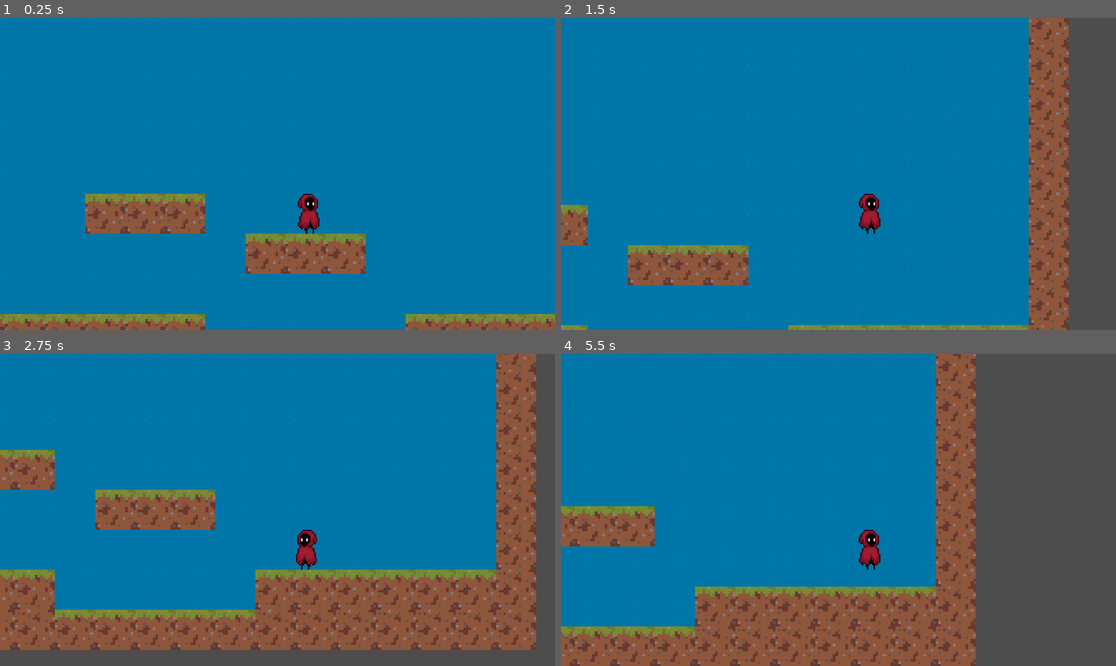
Above: before the commit, frames 1-4 (two rows, left to right).
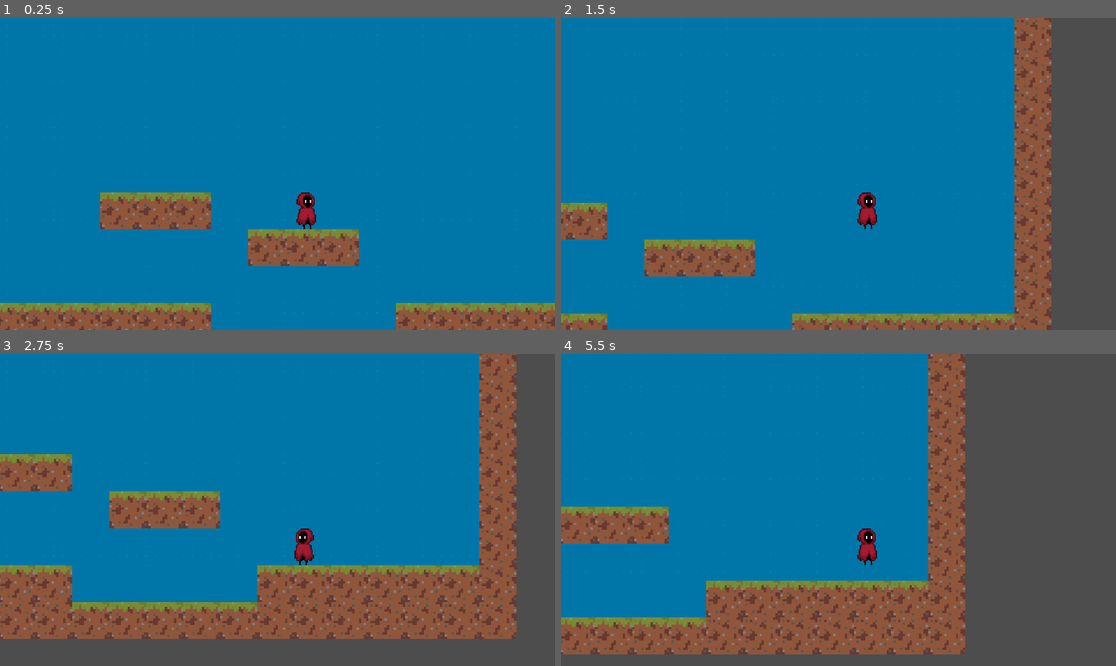
Above: after the commit, the same moments.

Repository: yeegz/Fallen-Asteri
Game: Godot game, scene res://scene.tscn
Two runs of this game, one before a commit and one after it. Both use one fixed random seed, a clock stepped at 60 frames per second and the inputs below. This scene is started directly instead of the project's main scene.
Inputs:
- Up to frame 1 (0.25 s): no input
- Up to frame 2 (1.5 s): tap Enter (ui_accept) at 0.5, 0.77 s; hold Right (ui_right) from 0.53 s (still down)
- Up to frame 3 (2.75 s): tap Enter (ui_accept) at 1.52 s; release Right (ui_right) at 2.03 s; hold Left (ui_left) from 2.03 s (still down)
- Up to frame 4 (5.5 s): release Left (ui_left) at 2.78 s; hold Right (ui_right) 2.78-4.28 s; tap Enter (ui_accept) at 3.02, 3.77, 4.52 s; hold Left (ui_left) 4.28-5.03 s; hold Right (ui_right) from 5.03 s (still down)

The runs differ from the first frame. In frame 1, 8.8% of the frame differs, in the area x 0-100%, y 1-100%; in frame 2, 13%; in frame 3, 22%, in the area x 0-97%, y 0-95%; in frame 4, 16%.

Commit message:
add story

Diff:
--- a/Scenes/character_body_2d.tscn
+++ b/Scenes/character_body_2d.tscn
@@ -68,4 +68,4 @@
 }
 
 [node name="Camera2D" type="Camera2D" parent="."]
-zoom = Vector2(1.3, 1.3)
+zoom = Vector2(1.2, 1.2)
Not shown: 1 places in Scenes/character_body_2d.tscn that only renumber resources
Not shown, added: Temporary Files/Story.txt
